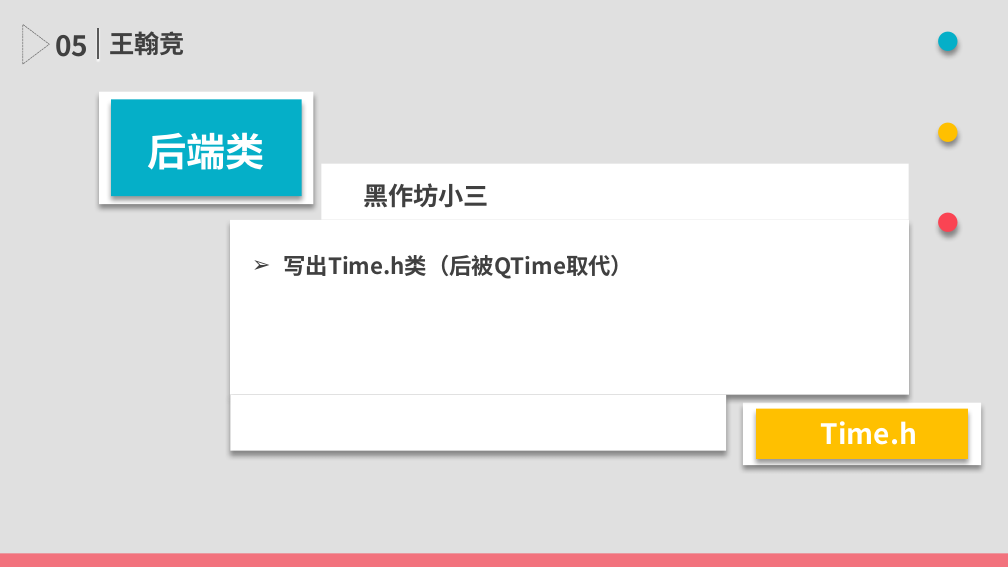
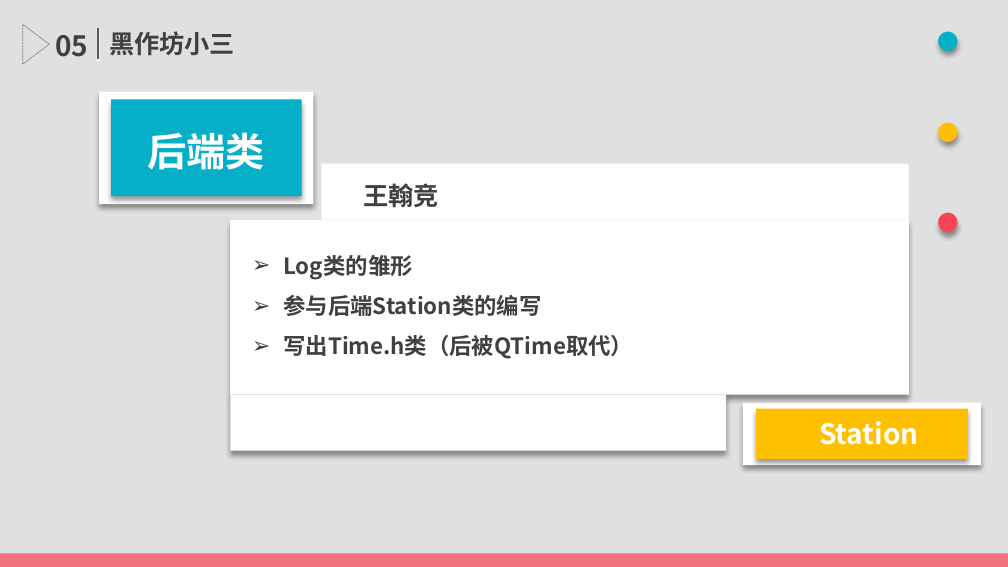
Before and after one commit to TimerChen/TrainTickets, a slide deck: slide 20 of Presentation/presentation.pptx (slide 19 before the commit). Drawn at 1008x567 pixels with LibreOffice and Linux fonts; fonts in the diff are those of the drawing. Boxes give left, top, right and bottom in pixels: in the first picture for what was removed or moved away, otherwise in the second. Text is boxed around its words. In the diff, an @@ line names an element or a change of style, - is before the commit and + after.

```diff
--- a/Presentation/presentation.pptx
+++ b/Presentation/presentation.pptx
@@ text at (109, 31, 235, 55): text changed @@
-王翰竞
+黑作坊小三
@@ text at (363, 183, 439, 208): text changed @@
-黑作坊小三
+王翰竞
@@ text at (283, 255, 541, 316): paragraphs added @@
+➢ Log类的雏形
+➢ 参与后端Station类的编写
@@ text at (819, 421, 919, 445): text changed @@
-Time.h
+Station
```
Also in this commit, not shown: 7 other slides changed, 1 slide added.
